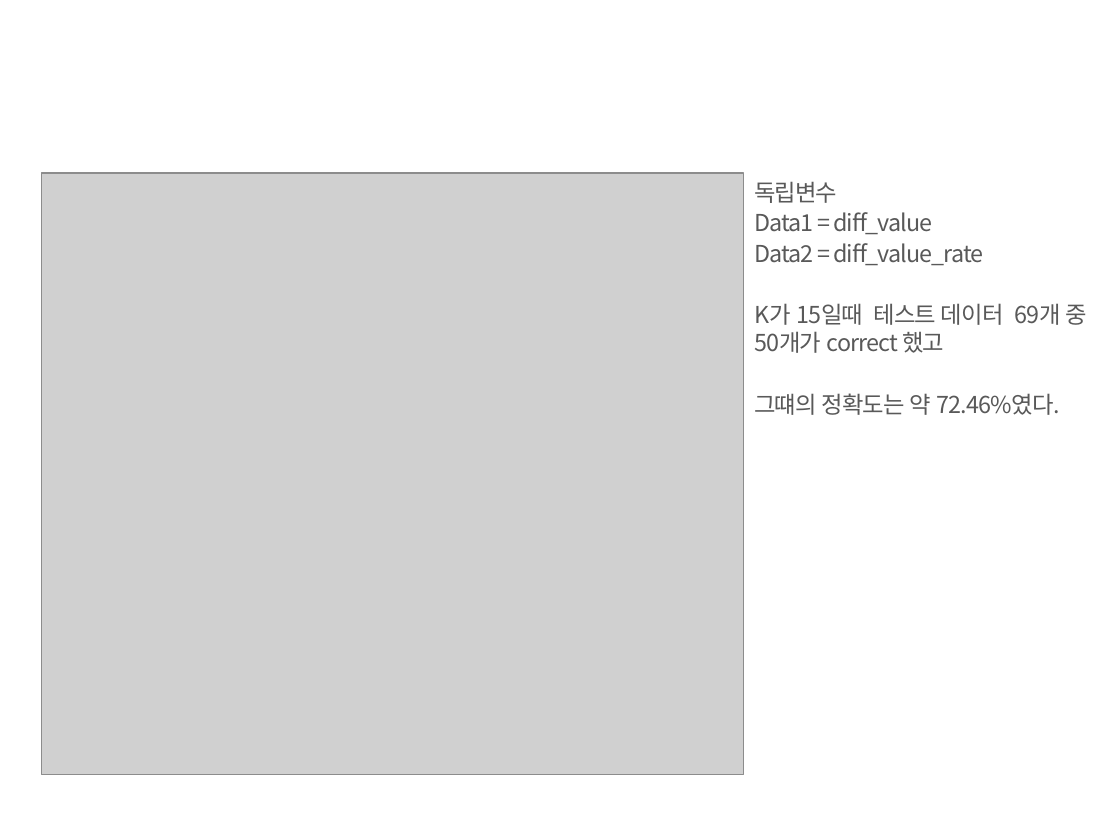
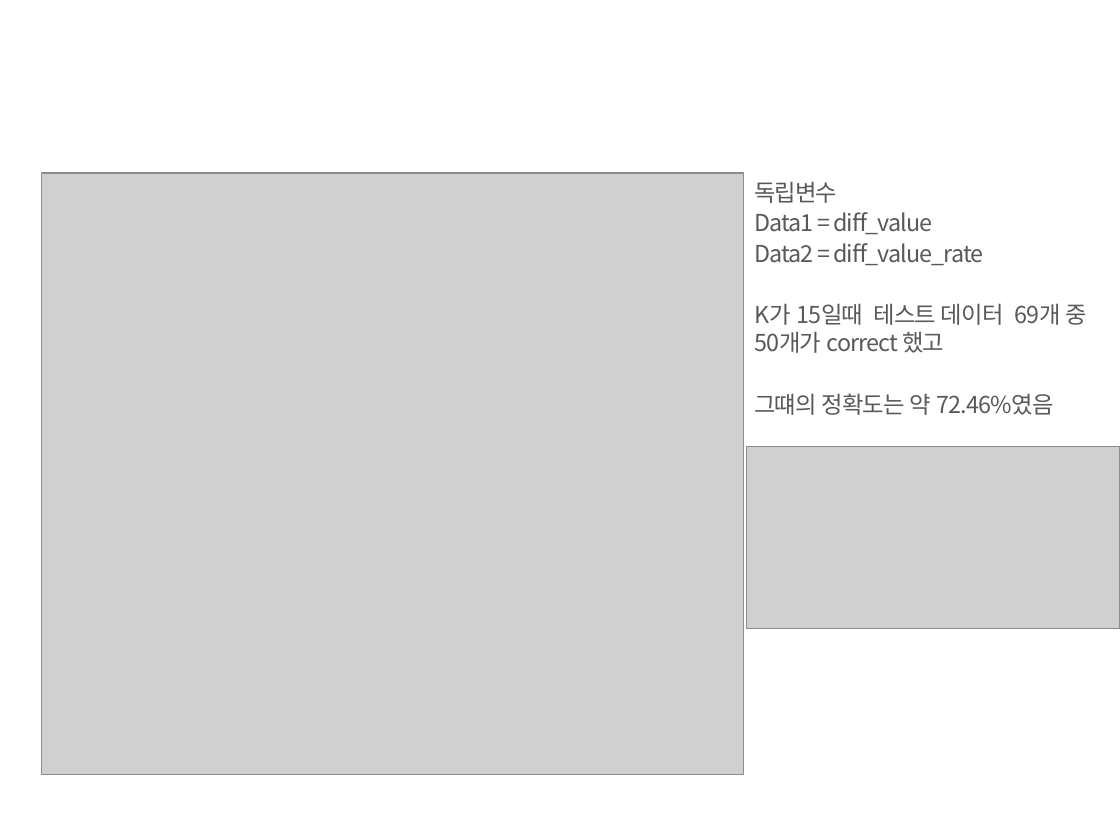
Before and after one commit to leeyunbo/stock_data_knn, a slide deck: slide 6 of practices/빅데이터 팀프로젝트.pptx (slide 5 before the commit). Drawn at 1120x840 pixels with LibreOffice and Linux fonts; fonts in the diff are those of the drawing; grey boxes stand for pictures; background and template pictures are left out. Boxes give left, top, right and bottom in pixels: in the first picture for what was removed or moved away, otherwise in the second. Text is boxed around its words. In the diff, an @@ line names an element or a change of style, - is before the commit and + after.

```diff
--- a/practices/빅데이터 팀프로젝트.pptx
+++ b/practices/빅데이터 팀프로젝트.pptx
@@ text at (x1=754, y1=393, x2=1053, y2=415): text changed @@
-그떄의 정확도는 약 72.46%였다.
+그떄의 정확도는 약 72.46%였음
@@ picture added at (x1=746, y1=447, x2=1120, y2=628) @@
```
Also in this commit, not shown: 10 other slides changed, 1 slide added, 55 other files.
